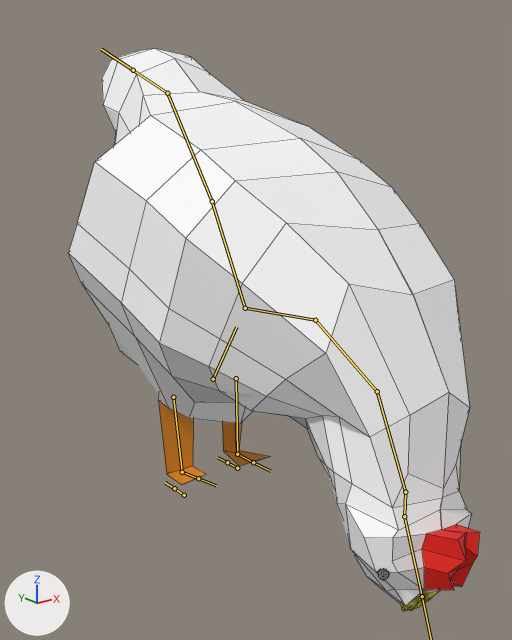
Renders of the FBX model Assets/Models/Chicken.fbx from each side of a commit.
Rendered twice from a 50 mm lens placed at (-4.52, -6.54, 4.45), pointed at (0.15, -0.69, 2.11). The lights are fixed; the arrows at lower left show +X, +Y and +Z. Both versions are drawn at frame 9 of the action 'Armature|Walk'; the numbers are the values there. The bones that bend it are drawn over the model as lines. Mesh edges are drawn as thin lines.

Names of what the first picture shows: 'Chicken.000'.
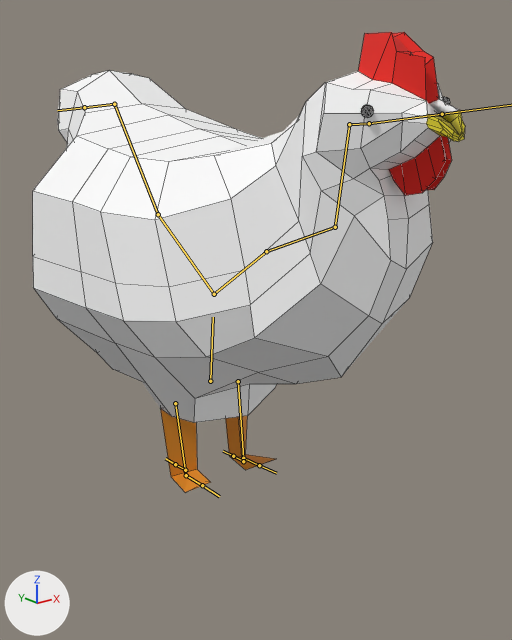
Where the change shows, as pixel boxes (x1, y1, x2, y2) in the pictures (512 x 640 px):
'Chicken.000', posed (18% shorter): before (68, 48, 479, 611); after (33, 32, 465, 492)
bone 'Body', root to tip: before (213, 379) to (236, 327); after (210, 381) to (213, 317)
bone 'Up.1', root to tip: before (245, 308) to (315, 320); after (214, 294) to (266, 251)
bone 'Up.2', root to tip: before (315, 320) to (377, 391); after (266, 251) to (335, 227)
bone 'Up.3', root to tip: before (377, 391) to (405, 492); after (335, 227) to (349, 124)
bone 'Neck', root to tip: before (405, 492) to (404, 516); after (349, 124) to (369, 123)
bone 'Head', root to tip: before (404, 516) to (422, 596); after (369, 123) to (442, 114)
bone 'Down.2', root to tip: before (212, 201) to (167, 93); after (158, 214) to (114, 104)
bone 'Down.3', root to tip: before (167, 93) to (133, 70); after (114, 104) to (84, 107)
bone 'Leg.L', root to tip: before (236, 378) to (237, 454); after (238, 381) to (243, 458)
bone 'Leg.R', root to tip: before (173, 397) to (182, 472); after (175, 403) to (186, 475)
bone 'Foot.R', root to tip: before (182, 472) to (198, 478); after (186, 475) to (202, 485)

The change, as a list of edits to the scene's bpy script:
```text
Change bone_body:
    where bone_body = bpy.data.objects['Armature'].pose.bones['Body']
    bone_body.location: (-0.02, 0.1, -0.05) -> (0.0, 0.1, 0.0)
    bone_body.rotation_quaternion: (0.972, -0.041, -0.021, -0.229) -> (0.999, 0.0, -0.006, -0.043)  # degrees (-4, -3, -26) -> degrees (0, -1, -5)
Change bone_up_1:
    where bone_up_1 = bpy.data.objects['Armature'].pose.bones['Up.1']  # child of 'Body'
    bone_up_1.rotation_quaternion: (0.997, -0.081, 0.0, 0.004) -> (1.0, 0.0, 0.0, 0.0)  # degrees (-9, 0, 0) -> degrees (0, 0, 0)
Change bone_up_2:
    where bone_up_2 = bpy.data.objects['Armature'].pose.bones['Up.2']  # child of 'Up.1'
    bone_up_2.rotation_quaternion: (0.964, -0.266, -0.018, -0.009) -> (0.996, -0.087, -0.004, -0.005)  # degrees (-31, -2, 0) -> degrees (-10, -1, -1)
Change bone_up_3:
    where bone_up_3 = bpy.data.objects['Armature'].pose.bones['Up.3']  # child of 'Up.2'
    bone_up_3.rotation_quaternion: (0.866, -0.496, -0.026, -0.057) -> (0.978, 0.184, 0.086, -0.037)  # degrees (-59, -6, -4) -> degrees (21, 10, -2)
Change bone_neck:
    where bone_neck = bpy.data.objects['Armature'].pose.bones['Neck']  # child of 'Up.3'
    bone_neck.rotation_quaternion: (0.984, 0.175, -0.02, 0.011) -> (0.965, -0.248, -0.059, -0.066)  # degrees (20, -2, 1) -> degrees (-28, -8, -6)
Change bone_head:
    where bone_head = bpy.data.objects['Armature'].pose.bones['Head']  # child of 'Neck'
    bone_head.rotation_quaternion: (0.93, 0.365, 0.031, 0.028) -> (0.966, 0.258, -0.006, 0.025)  # degrees (43, 2, 4) -> degrees (30, -1, 3)
Change bone_down_2:
    where bone_down_2 = bpy.data.objects['Armature'].pose.bones['Down.2']  # child of 'Down.1'
    bone_down_2.rotation_quaternion: (0.99, -0.139, -0.031, -0.007) -> (0.996, 0.086, 0.002, -0.014)  # degrees (-16, -4, 0) -> degrees (10, 0, -2)
Change bone_down_3:
    where bone_down_3 = bpy.data.objects['Armature'].pose.bones['Down.3']  # child of 'Down.2'
    bone_down_3.rotation_quaternion: (0.996, -0.032, -0.049, 0.07) -> (0.948, -0.294, -0.112, 0.046)  # degrees (-4, -5, 8) -> degrees (-35, -11, 9)
Change bone_leg_l:
    where bone_leg_l = bpy.data.objects['Armature'].pose.bones['Leg.L']  # child of 'Body'
    bone_leg_l.rotation_quaternion: (0.995, 0.088, 0.001, 0.054) -> (0.998, -0.061, 0.0, -0.011)  # degrees (10, 0, 6) -> degrees (-7, 0, -1)
Change bone_leg_r:
    where bone_leg_r = bpy.data.objects['Armature'].pose.bones['Leg.R']  # child of 'Body'
    bone_leg_r.location: (0.0, 0.07, -0.01) -> (0.0, 0.0, 0.0)
    bone_leg_r.rotation_quaternion: (0.999, 0.047, -0.001, 0.024) -> (0.988, -0.15, 0.0, -0.028)  # degrees (5, 0, 3) -> degrees (-17, 0, -3)
Change bone_foot_r:
    where bone_foot_r = bpy.data.objects['Armature'].pose.bones['Foot.R']  # child of 'Leg.R'
    bone_foot_r.rotation_quaternion: (0.973, 0.224, -0.045, 0.04) -> (0.984, 0.167, -0.067, -0.009)  # degrees (26, -6, 3) -> degrees (19, -7, -2)
```
